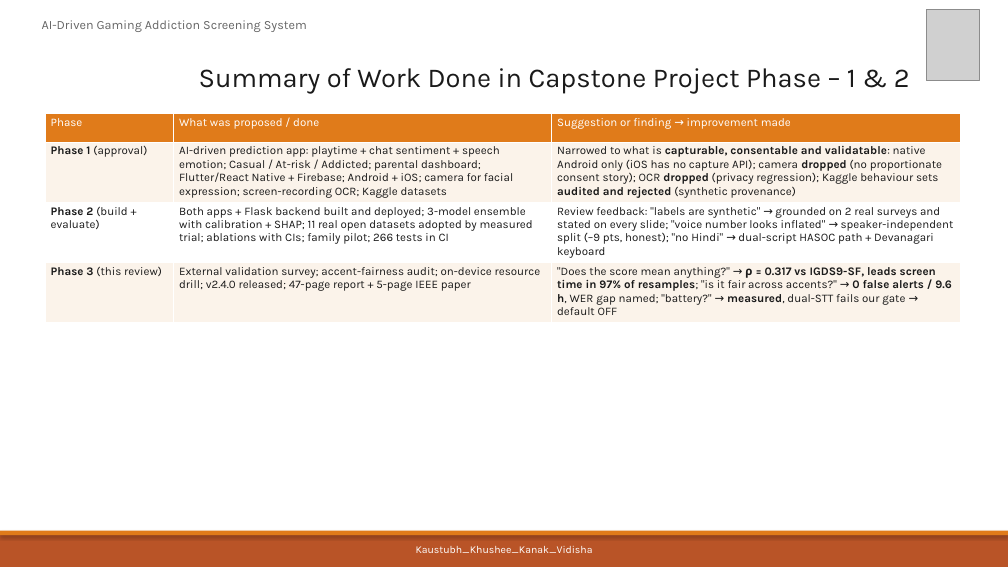
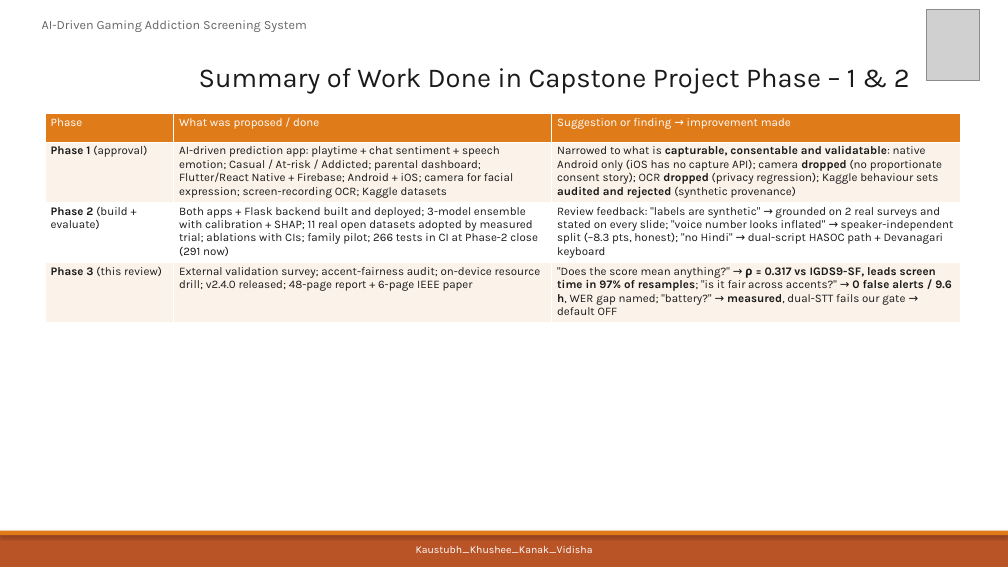
Before and after one commit to kaustubhagarwal21/gaming-addiction-detection-capstone, a slide deck: slide 4 of docs/PES_REVIEW1_DECK.pptx. Drawn at 1008x567 pixels with LibreOffice and Linux fonts; fonts in the diff are those of the drawing; grey boxes stand for pictures. Boxes give left, top, right and bottom in pixels: in the first picture for what was removed or moved away, otherwise in the second. Text is boxed around its words. In the diff, an @@ line names an element or a change of style, - is before the commit and + after.

```diff
--- a/docs/PES_REVIEW1_DECK.pptx
+++ b/docs/PES_REVIEW1_DECK.pptx
@@ table at <box>45,113,960,319</box> @@
-row 3, column 2: Both apps + Flask backend built and deployed; 3-model ensemble with calibration + SHAP; 11 real open datasets adopted by measured trial; ablations with CIs; family pilot; 266 tests in CI
+row 3, column 2: Both apps + Flask backend built and deployed; 3-model ensemble with calibration + SHAP; 11 real open datasets adopted by measured trial; ablations with CIs; family pilot; 266 tests in CI at Phase-2 close (291 now)
@@ row 3, column 3: "Review feedback: "labels are synthetic" → grounded on 2 real surveys and stated on every slide; "voice number looks inflated" → speaker-independent split (–9 pts, honest); "no Hindi" → dual-script HASOC path + Devanagari keyboard" to "Review feedback: "labels are synthetic" → grounded on 2 real surveys and stated on every slide; "voice number looks inflated" → speaker-independent split (–8.3 pts, honest); "no Hindi" → dual-script HASOC path + Devanagari keyboard" @@
-row 4, column 2: External validation survey; accent-fairness audit; on-device resource drill; v2.4.0 released; 47-page report + 5-page IEEE paper
+row 4, column 2: External validation survey; accent-fairness audit; on-device resource drill; v2.4.0 released; 48-page report + 6-page IEEE paper
```
Also in this commit, not shown: 4 other slides changed, 16 other files.
